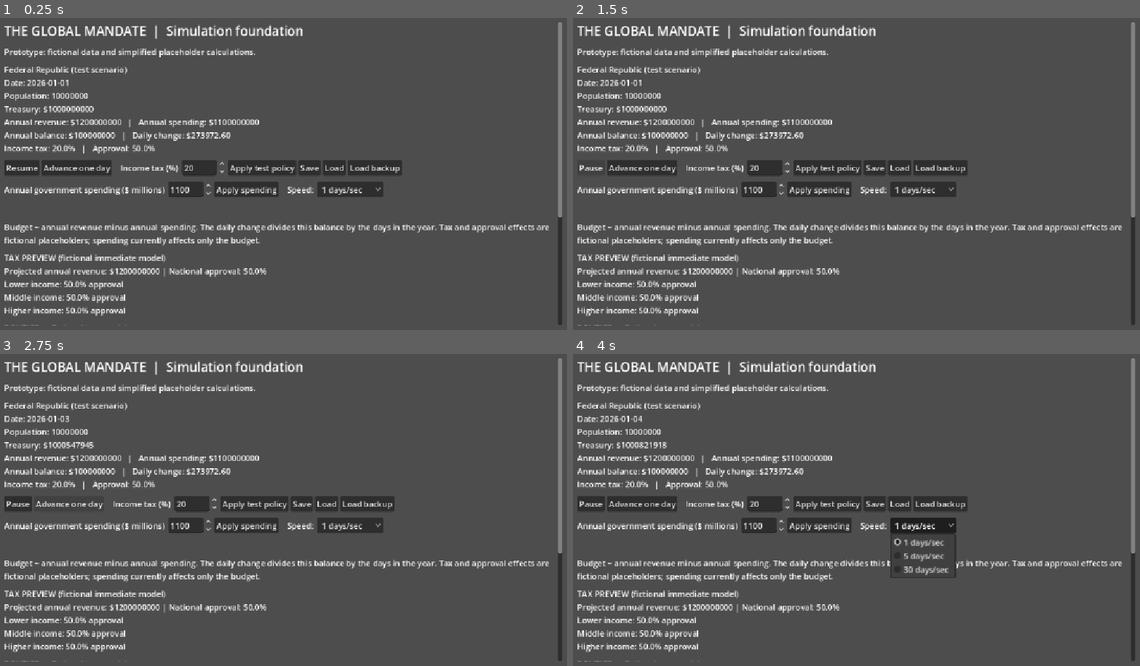
Above: before the commit, frames 1-4 (two rows, left to right).
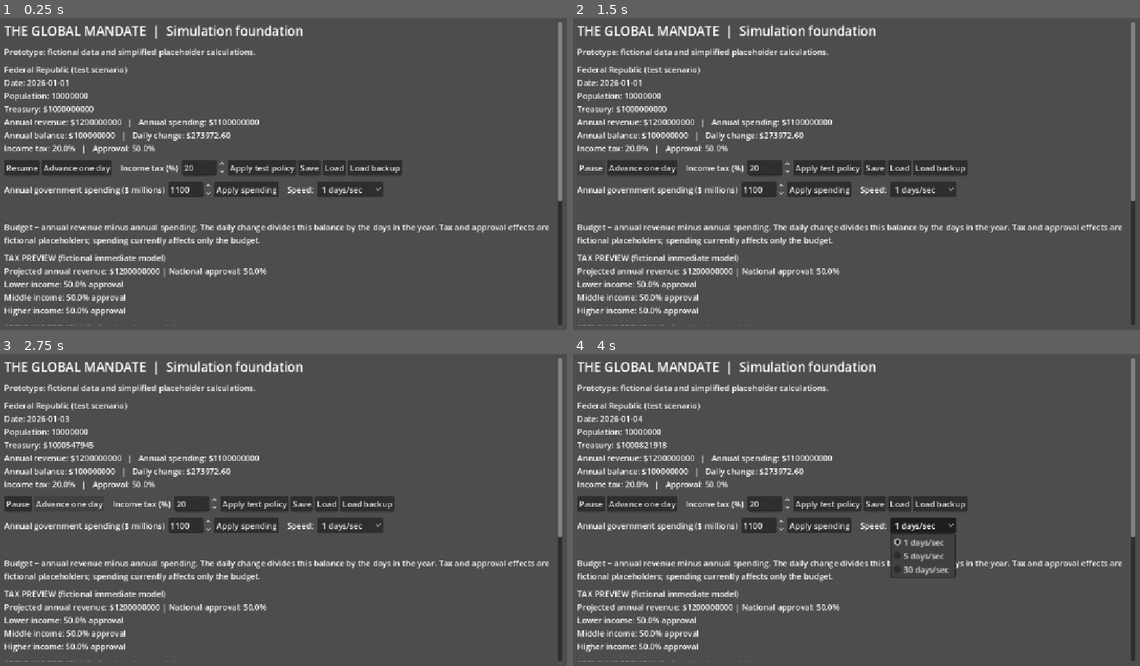
Above: after the commit, the same moments.

Repository: bhavishyadash/the-global-mandate
Game: Godot game, scene res://main.tscn
The game is run twice, just before and just after one commit, with the same random seed, the same clock (stepped at 60 frames per second) and the same inputs.
Inputs:
- Up to frame 1 (0.25 s): no input
- Up to frame 2 (1.5 s): click "Apply spending" at 0.5 s; click "Resume" at 1.25 s
- Up to frame 3 (2.75 s): click "Advance one day" at 2 s
- Up to frame 4 (4 s): click "Apply test policy" at 2.75 s; click "1 days/sec" at 3.5 s

The runs differ from the first frame. In frame 1, less than 0.1% of the frame differs, in the area x 1-100%, y 58-99%; in frame 2, less than 0.1%; in frame 3, less than 0.1%; in frame 4, less than 0.1%.

Commit message:
Preview spending effects on the government budget

Diff:
--- a/simulation/world.gd
+++ b/simulation/world.gd
@@ -198,8 +198,15 @@
 	politics.election()
 	add_event("Illustrative election held: government won %d of 100 seats." % politics.parties[0].seats)
 
+func preview_annual_spending(amount: float) -> Dictionary:
+	if not is_finite(amount) or amount < 0.0 or amount > 10000000000.0:
+		return {}
+	var balance: float = country.annual_revenue - amount
+	var year_days := 366.0 if is_leap_year(date.year) else 365.0
+	return {"annual_balance": balance, "daily_balance": balance / year_days}
+
 func set_annual_spending(amount: float) -> bool:
-	if not is_finite(amount) or amount < 0.0 or amount > 10000000000.0:
+	if preview_annual_spending(amount).is_empty():
 		return false
 	var previous: float = country.annual_spending
 	if is_equal_approx(previous, amount):
--- a/tests/simulation_test.gd
+++ b/tests/simulation_test.gd
@@ -48,7 +48,17 @@
 	government.hold_election()
 	assert(government.politics.parties[0].seats == 8)
 	assert(government.politics.parties[0].seats + government.politics.parties[2].seats == 100)
+	var before_spending: Dictionary = high_tax_world.country.duplicate(true)
+	var spending_prediction: Dictionary = high_tax_world.preview_annual_spending(1500000000.0)
+	assert(high_tax_world.country == before_spending)
+	assert(high_tax_world.preview_annual_spending(-1.0).is_empty())
+	assert(high_tax_world.preview_annual_spending(NAN).is_empty())
 	assert(high_tax_world.set_annual_spending(1500000000.0))
+	assert(is_equal_approx(spending_prediction.annual_balance, high_tax_world.annual_balance()))
+	assert(is_equal_approx(spending_prediction.daily_balance, high_tax_world.daily_balance()))
+	high_tax_world.date.year = 2028
+	assert(is_equal_approx(high_tax_world.preview_annual_spending(1500000000.0).daily_balance, 500000000.0 / 366.0))
+	high_tax_world.date.year = 2026
 	assert(is_equal_approx(high_tax_world.annual_balance(), 500000000.0))
 	assert(not high_tax_world.set_annual_spending(-1.0))
 	assert(not high_tax_world.set_annual_spending(NAN))
--- a/tests/ui_test.gd
+++ b/tests/ui_test.gd
@@ -16,6 +16,8 @@
 	screen._apply_tax()
 	assert(is_equal_approx(screen.world.country.approval, 8.0))
 	screen.spending.value = 1500
+	assert("Annual balance" in screen.spending_preview.text)
+	assert(is_equal_approx(screen.world.country.annual_spending, 1100000000.0))
 	screen._apply_spending()
 	assert(is_equal_approx(screen.world.country.annual_spending, 1500000000.0))
 	screen._vote_policy()
--- a/ui/main.gd
+++ b/ui/main.gd
@@ -15,6 +15,7 @@
 var explanation: Label
 var politics_summary: Label
 var tax_preview: Label
+var spending_preview: Label
 const SAVE_PATH := "user://prototype_save.json"
 
 func _ready() -> void:
@@ -106,6 +107,10 @@
 	tax_preview.autowrap_mode = TextServer.AUTOWRAP_WORD_SMART
 	layout.add_child(tax_preview)
 	tax.value_changed.connect(_update_tax_preview)
+	spending_preview = Label.new()
+	spending_preview.autowrap_mode = TextServer.AUTOWRAP_WORD_SMART
+	layout.add_child(spending_preview)
+	spending.value_changed.connect(_update_spending_preview)
 	politics_summary = Label.new()
 	politics_summary.autowrap_mode = TextServer.AUTOWRAP_WORD_SMART
 	layout.add_child(politics_summary)
@@ -199,6 +204,7 @@
 	politics_summary.text = "\n".join(lines)
 	history.text = "\n".join(world.events.slice(0, 8))
 	_update_tax_preview(tax.value)
+	_update_spending_preview(spending.value)
 
 func _update_tax_preview(value: float) -> void:
 	var preview: Dictionary = world.preview_income_tax(value / 100.0)
@@ -209,3 +215,10 @@
 	for group in preview.groups:
 		lines.append("%s: %.1f%% approval" % [group.name, group.approval])
 	tax_preview.text = "\n".join(lines)
+
+func _update_spending_preview(value: float) -> void:
+	var preview: Dictionary = world.preview_annual_spending(value * 1000000.0)
+	if preview.is_empty():
+		spending_preview.text = "Spending preview unavailable."
+		return
+	spending_preview.text = "SPENDING PREVIEW (fictional budget model)\nAnnual balance: $%.0f | Daily treasury change: $%.2f\nServices, employment and public opinion are not yet modeled." % [preview.annual_balance, preview.daily_balance]
Not shown, changed: docs/GAME_DEVELOPMENT_REPORT.md
Not shown, changed: docs/SESSION_25.md
